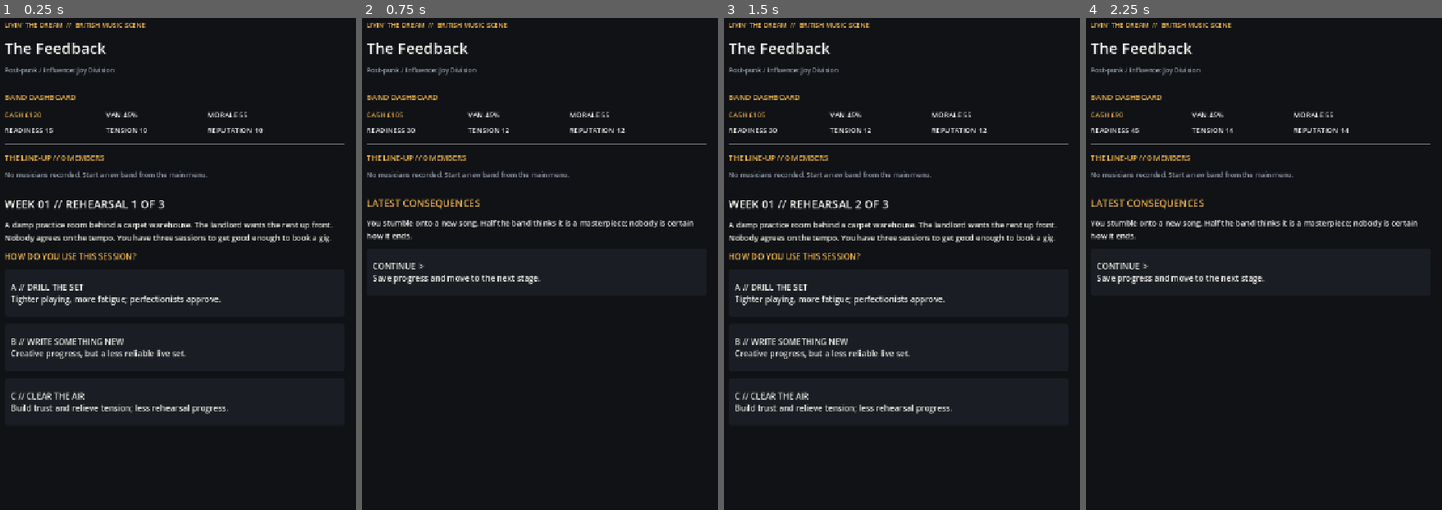
Above: before the commit, frames 1-4 (left to right).
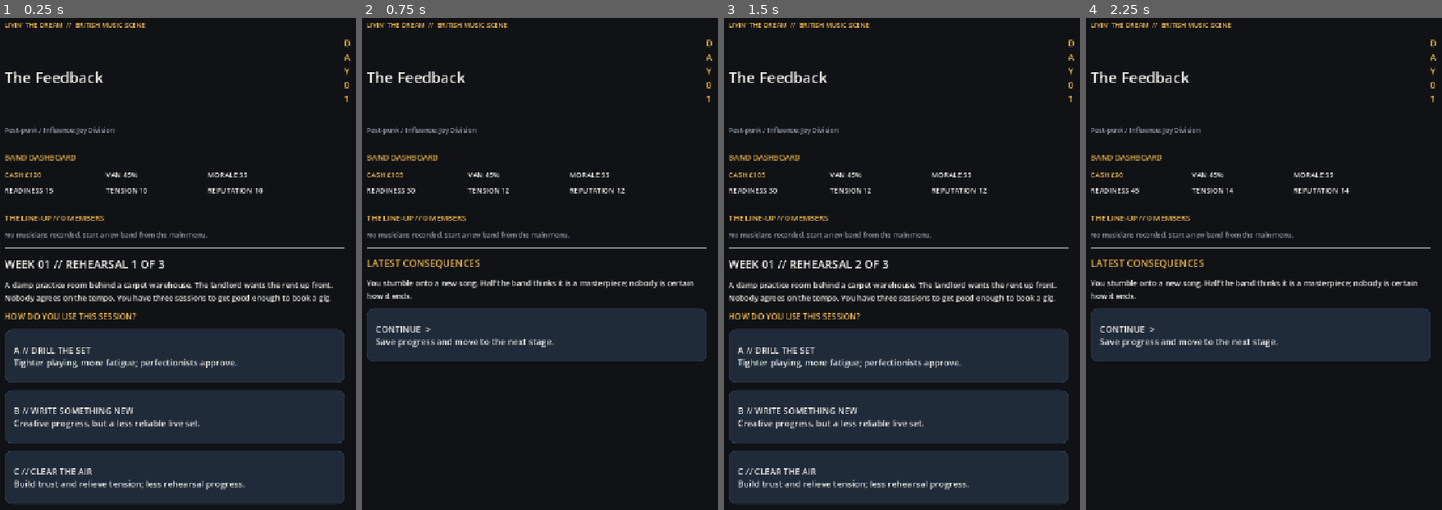
Above: after the commit, the same moments.

Repository: alimuir654-rgb/BandMaster
Game: Godot game, scene res://tour_intro.tscn
Two runs of this game, one before a commit and one after it. Both use one fixed random seed, a clock stepped at 60 frames per second and the inputs below. This scene is started directly instead of the project's main scene.
Inputs:
- Up to frame 1 (0.25 s): no input
- Up to frame 2 (0.75 s): click "B // WRITE SOMETHING NEW Crea…" at 0.5 s
- Up to frame 3 (1.5 s): click "CONTINUE > Save progress and …" at 1.25 s
- Up to frame 4 (2.25 s): click "B // WRITE SOMETHING NEW Crea…" at 2 s

The runs differ from the first frame. In frame 1, 26% of the frame differs, in the area x 1-99%, y 4-99%; in frame 2, 17%; in frame 3, 26%; in frame 4, 17%.

Commit message:
ui: cinematic opening chapter artwork, consistent day display and modern choice-card styling

Diff:
--- a/Scripts/tour_intro.gd
+++ b/Scripts/tour_intro.gd
@@ -156,7 +156,25 @@
 		_show_compact_career_header()
 	else:
 		_label(page, "LIVIN' THE DREAM  //  BRITISH MUSIC SCENE", 13, AMBER)
-		_label(page, str(band.get("name","Unknown Band")), 30, WHITE)
+		var top_row := HBoxContainer.new()
+		page.add_child(top_row)
+		var band_heading := _label(top_row, str(band.get("name","Unknown Band")), 29, WHITE)
+		band_heading.size_flags_horizontal = Control.SIZE_EXPAND_FILL
+		var today := _label(top_row, "DAY %02d" % tour_day, 17, AMBER)
+		today.vertical_alignment = VERTICAL_ALIGNMENT_CENTER
+		var phase_art := TextureRect.new()
+		phase_art.expand_mode = TextureRect.EXPAND_IGNORE_SIZE
+		phase_art.stretch_mode = TextureRect.STRETCH_KEEP_ASPECT_COVERED
+		phase_art.custom_minimum_size.y = 170
+		var art_key := "actions"
+		if current_event in ["booking","soundcheck","show"]:
+			art_key = "gigs"
+		elif current_event in ["travel","van_problem"]:
+			art_key = "home"
+		var art_path := "res://Art/Backgrounds/%s.webp" % art_key
+		if ResourceLoader.exists(art_path):
+			phase_art.texture = load(art_path)
+			page.add_child(phase_art)
 		_label(page, "%s / Influence: %s" % [str(band.get("genre","Unknown")),str(band.get("influence","Unknown"))], 13, MUTED)
 		_separator()
 		_label(page, "BAND DASHBOARD", 15, AMBER)
@@ -874,16 +892,27 @@
 
 func _choice(title: String, description: String, callback: Callable) -> void:
 	var button := Button.new()
-	button.text = title + "\n" + description
-	button.custom_minimum_size.y = 92
+	button.custom_minimum_size.y = 104
 	button.size_flags_horizontal = Control.SIZE_EXPAND_FILL
 	button.alignment = HORIZONTAL_ALIGNMENT_LEFT
+	button.add_theme_font_size_override("font_size", 17)
 	button.add_theme_color_override("font_color", WHITE)
-	button.add_theme_stylebox_override("normal", _style(PANEL))
-	button.add_theme_stylebox_override("hover", _style(Color("#303640")))
-	button.add_theme_stylebox_override("pressed", _style(AMBER))
+	button.add_theme_color_override("font_hover_color", WHITE)
 	button.add_theme_color_override("font_pressed_color", BG)
-	button.add_theme_font_size_override("font_size", 16)
+	var normal := _style(Color("#202B3A"))
+	normal.set_corner_radius_all(14)
+	normal.set_content_margin_all(18)
+	normal.border_color = Color("#334657")
+	normal.set_border_width_all(1)
+	var hover := normal.duplicate()
+	hover.bg_color = Color("#314457")
+	hover.border_color = AMBER
+	var pressed := normal.duplicate()
+	pressed.bg_color = AMBER
+	button.add_theme_stylebox_override("normal",normal)
+	button.add_theme_stylebox_override("hover",hover)
+	button.add_theme_stylebox_override("pressed",pressed)
+	button.text = title + "\n" + description
 	button.pressed.connect(callback)
 	page.add_child(button)
 
